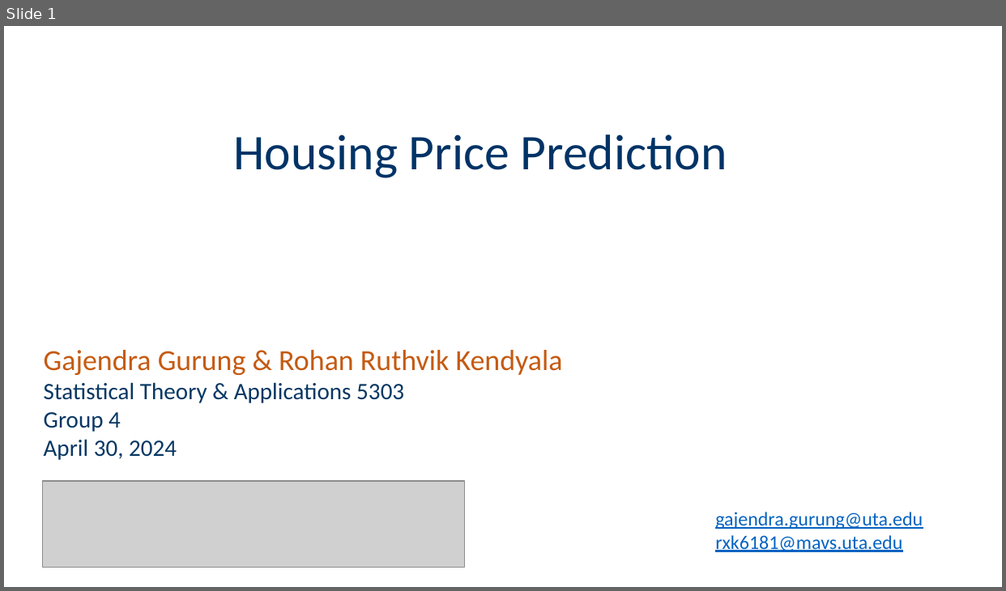
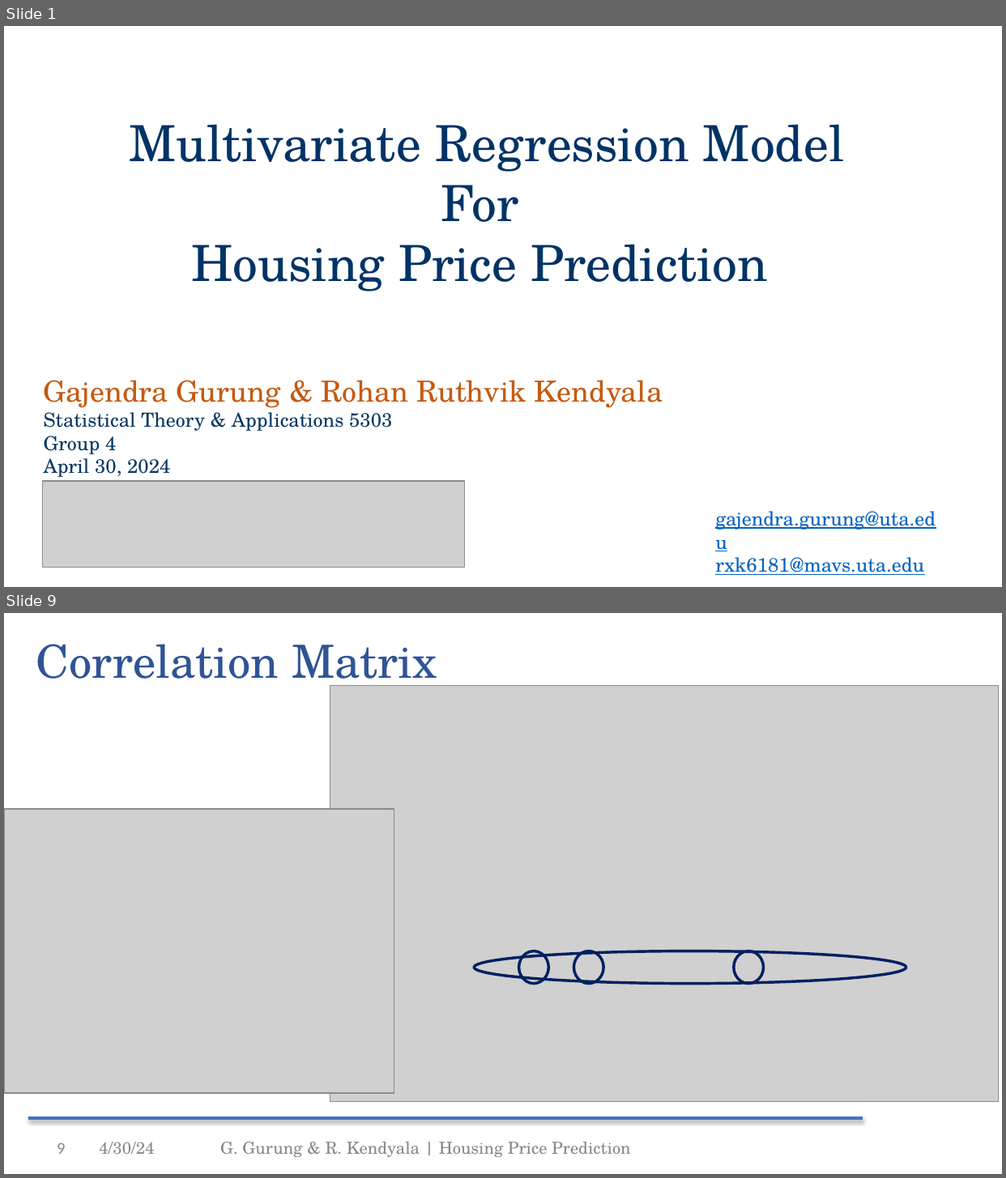
Before and after one commit to gajjugrg/asds_final, a slide deck: Group4_5303.pptx. Shown one above the other, each under a label of ours: slide 1 before the commit, slides 1 and 9 after it; the slides between them are not shown. The pictures are 1006x591 and 1006x1178 pixels, drawn with LibreOffice and Linux fonts; fonts in the diff are those of the drawing; grey boxes stand for pictures; background and template pictures are left out. Boxes give left, top, right and bottom in pixels: in the first picture for what was removed or moved away, otherwise in the second. Text is boxed around its words. In the diff, an @@ line names an element or a change of style, - is before the commit and + after.

Commit message:
updated slides and figures

```diff
--- a/Group4_5303.pptx
+++ b/Group4_5303.pptx
@@ slide 9 added at (x1=4, y1=613, x2=1002, y2=1174), background #FFFFFF @@
@@ title added at (x1=36, y1=644, x2=437, y2=692), 33 pt, text #2F5496 @@
+Correlation Matrix
@@ picture added at (x1=330, y1=686, x2=999, y2=1102) @@
@@ picture added at (x1=4, y1=808, x2=394, y2=1093) @@
@@ ellipse added at (x1=474, y1=952, x2=906, y2=983), outline #002060 2 pt @@
@@ ellipse added at (x1=519, y1=952, x2=549, y2=983), outline #002060 2 pt @@
@@ ellipse added at (x1=573, y1=952, x2=603, y2=983), outline #002060 2 pt @@
@@ ellipse added at (x1=734, y1=952, x2=764, y2=983), outline #002060 2 pt @@
@@ line added from (28, 1119) to (863, 1119), #4472C4 2 pt @@
@@ page number added at (x1=57, y1=1144, x2=65, y2=1154), 12 pt, text #888888 @@
+9
@@ text added at (x1=99, y1=1142, x2=154, y2=1154), 12 pt, text #888888 @@
+4/30/24
@@ text added at (x1=220, y1=1142, x2=631, y2=1157), 12 pt, text #888888 @@
+G. Gurung & R. Kendyala | Housing Price Prediction
@@ slide 1 changed as well @@
@@ text "Multivariate Regression Model For" moved from (x1=233, y1=135, x2=727, y2=178) to (x1=129, y1=124, x2=845, y2=292) @@
@@ text at (x1=129, y1=124, x2=845, y2=222): paragraph added @@
+Multivariate Regression Model For
@@ text at (x1=192, y1=244, x2=768, y2=292): font Calibri to TeX Gyre Schola in "Housing Price Prediction" @@
@@ text "Gajendra Gurung & Rohan Ruthvik ..." moved from (x1=44, y1=350, x2=563, y2=460) to (x1=44, y1=380, x2=663, y2=477) @@
@@ text "Gajendra Gurung & Rohan Ruthvik ..." at (x1=44, y1=380, x2=663, y2=477): font Calibri to TeX Gyre Schola; size 17 to 14 pt in "Statistical Theory & Applications 5303", "Group 4", "April 30, 2024" @@
@@ text "gajendra.gurung@uta.edu" at (x1=715, y1=511, x2=936, y2=575): font Calibri to TeX Gyre Schola @@
```
Also in this commit, not shown: 2 other slides changed, 8 other slides added, 4 slides removed, 30 other files.
